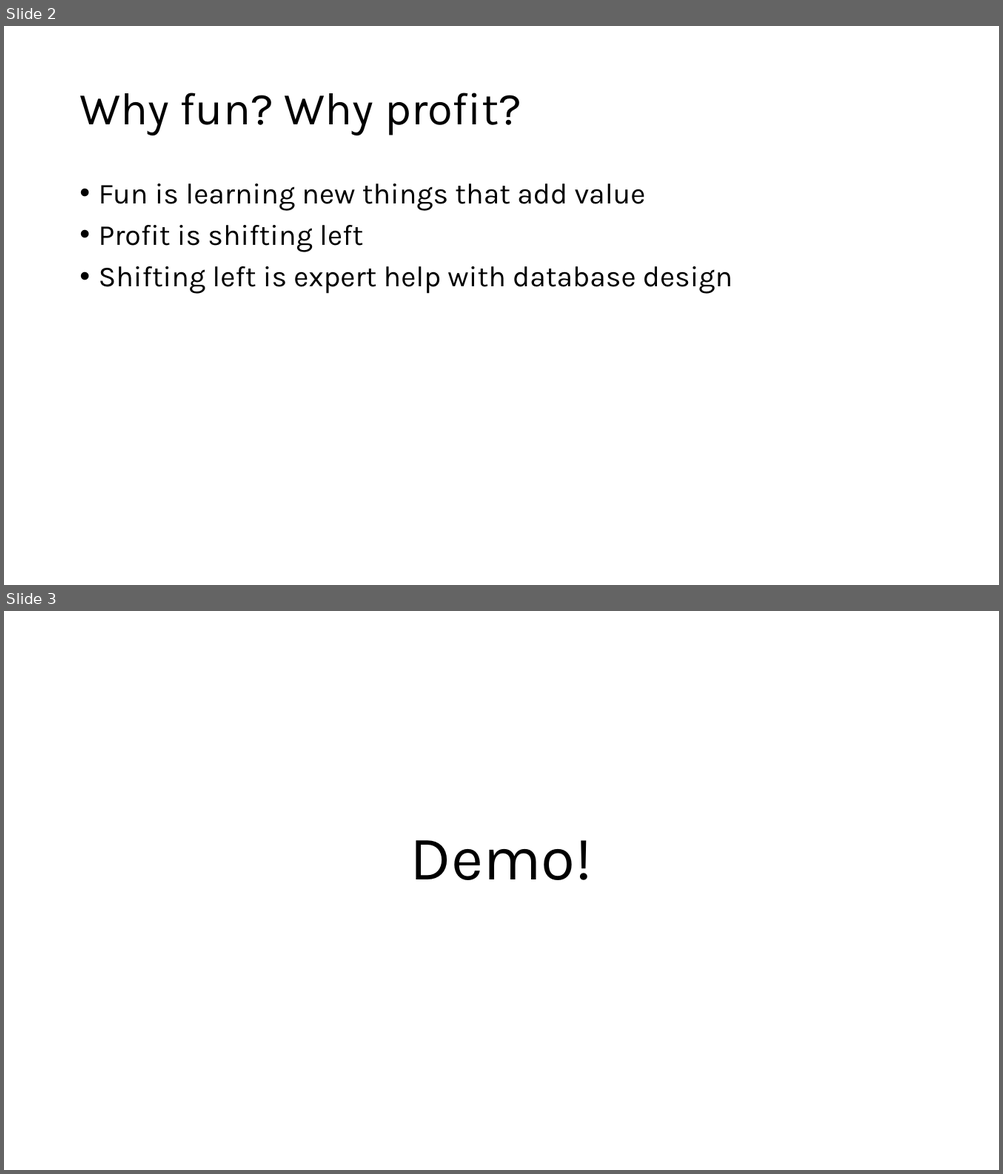
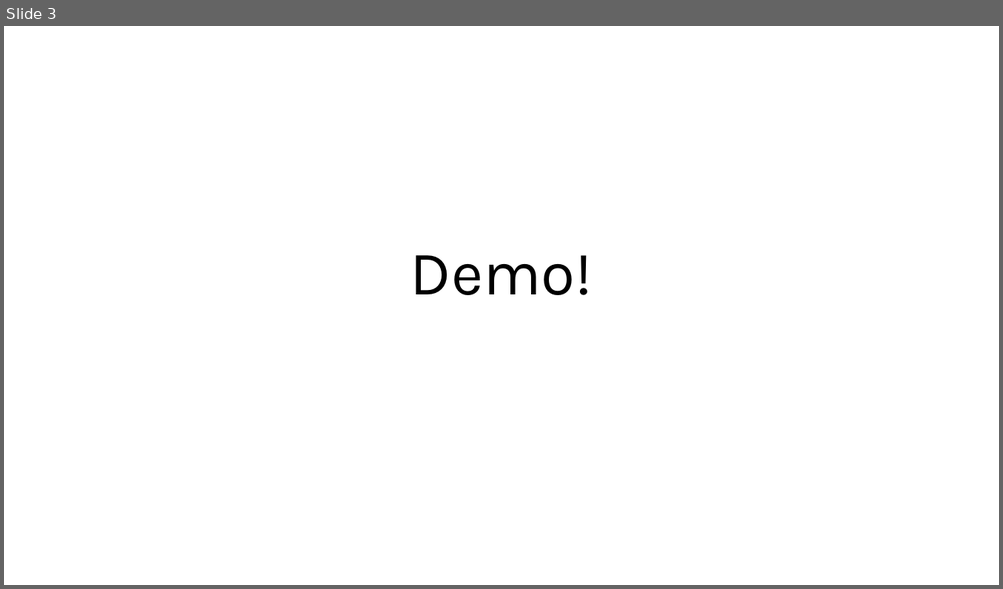
Before and after one commit to ErikEJ/TsqlAnalysis, a slide deck: T-SQL Code analysis.pptx. Shown one above the other, each under a label of ours: slides 2 and 3 before the commit, slide 3 after it. The pictures are 1003x1174 and 1003x589 pixels, drawn with LibreOffice and Linux fonts; fonts in the diff are those of the drawing. Boxes give left, top, right and bottom in pixels: in the first picture for what was removed or moved away, otherwise in the second. Text is boxed around its words. In the diff, an @@ line names an element or a change of style, - is before the commit and + after.

```diff
--- a/T-SQL Code analysis.pptx
+++ b/T-SQL Code analysis.pptx
@@ slide 2 removed at <box>4,26,999,585</box>, background #FFFFFF @@
@@ title removed at <box>79,93,521,136</box> @@
-Why fun? Why profit?
@@ text removed at <box>99,184,732,294</box> @@
-• Fun is learning new things that add value
-• Profit is shifting left
-• Shifting left is expert help with database design
```
Also in this commit, not shown: 5 slides changed, 3 slides added, 3 other files.
